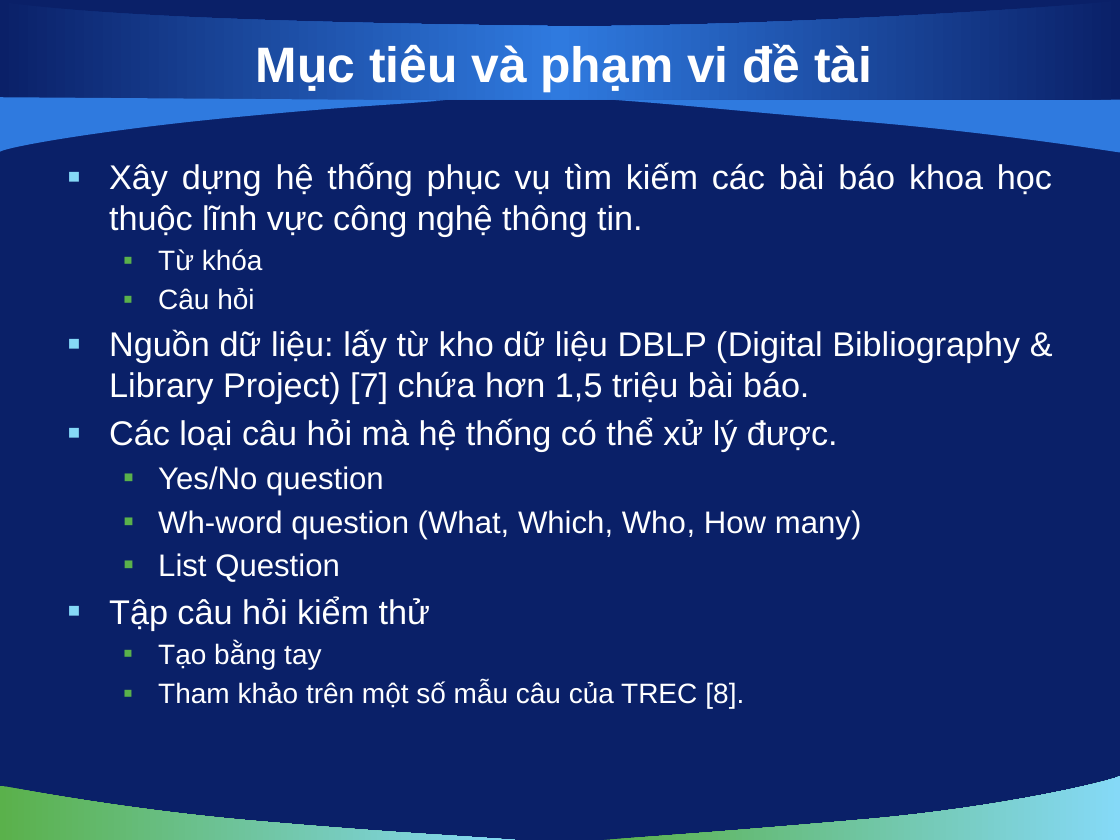
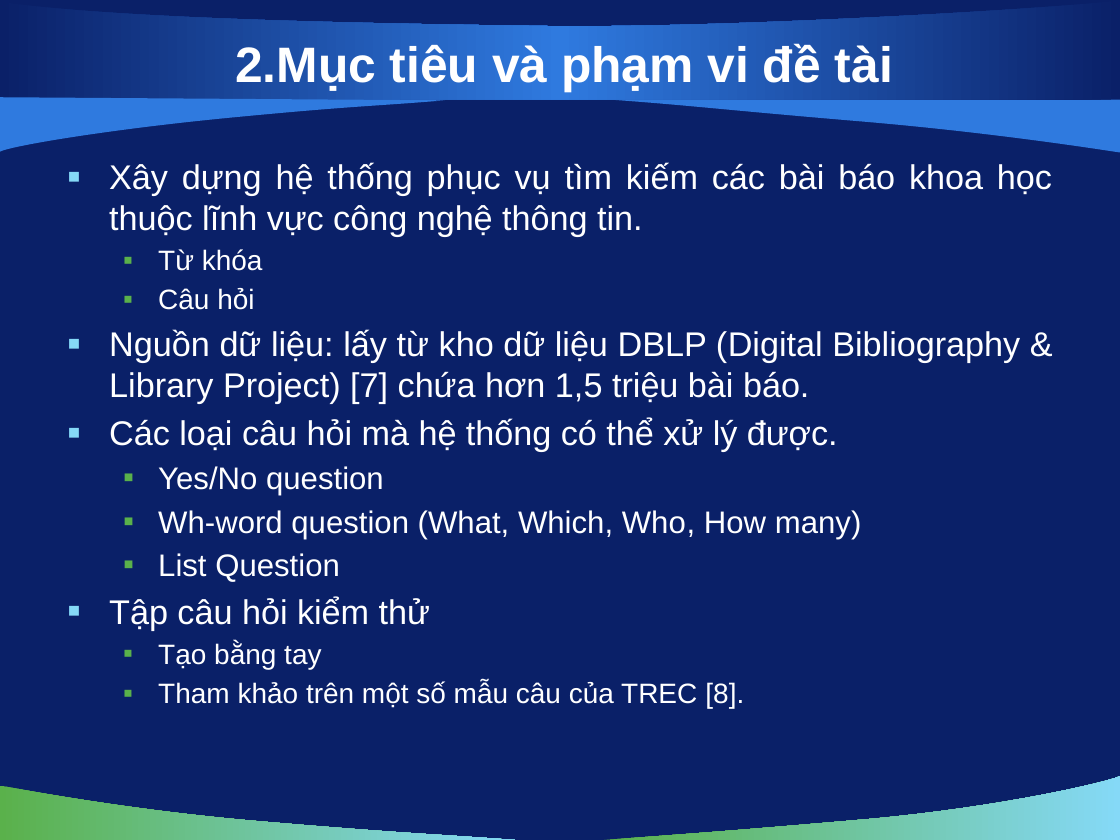
Before and after one commit to vuaviet/filnalproject, a slide deck: slide 4 of De Cuong/bao cao luan van/slide 1.0.pptx. Drawn at 1120x840 pixels with LibreOffice and Linux fonts; fonts in the diff are those of the drawing; background and template pictures are left out. Boxes give left, top, right and bottom in pixels: in the first picture for what was removed or moved away, otherwise in the second. Text is boxed around its words. In the diff, an @@ line names an element or a change of style, - is before the commit and + after.

```diff
--- a/De Cuong/bao cao luan van/slide 1.0.pptx
+++ b/De Cuong/bao cao luan van/slide 1.0.pptx
@@ title at bbox=[235, 43, 893, 92]: text changed @@
-Mục tiêu và phạm vi đề tài
+2.Mục tiêu và phạm vi đề tài
```
Also in this commit, not shown: 19 other slides changed.
